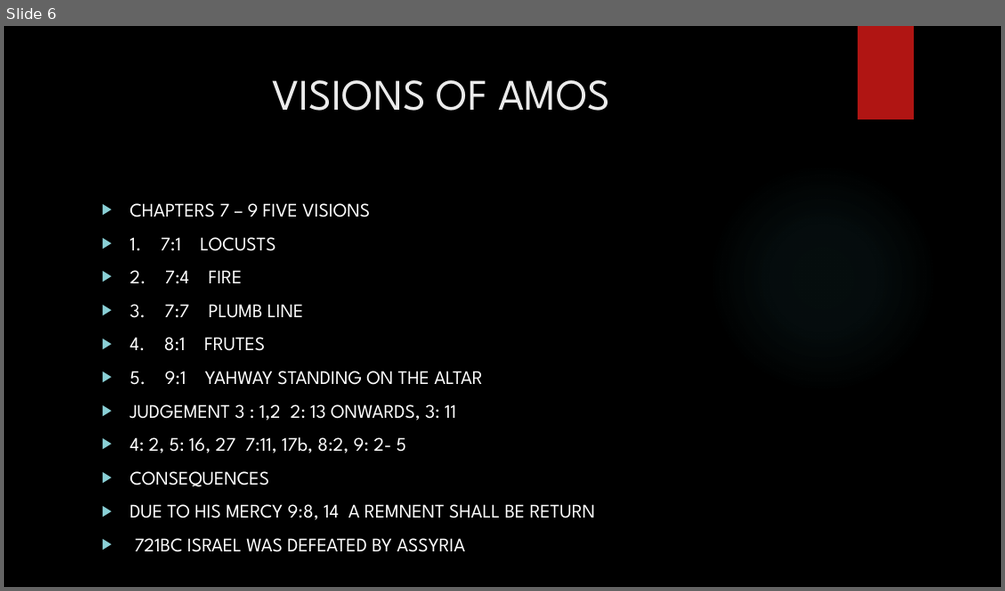
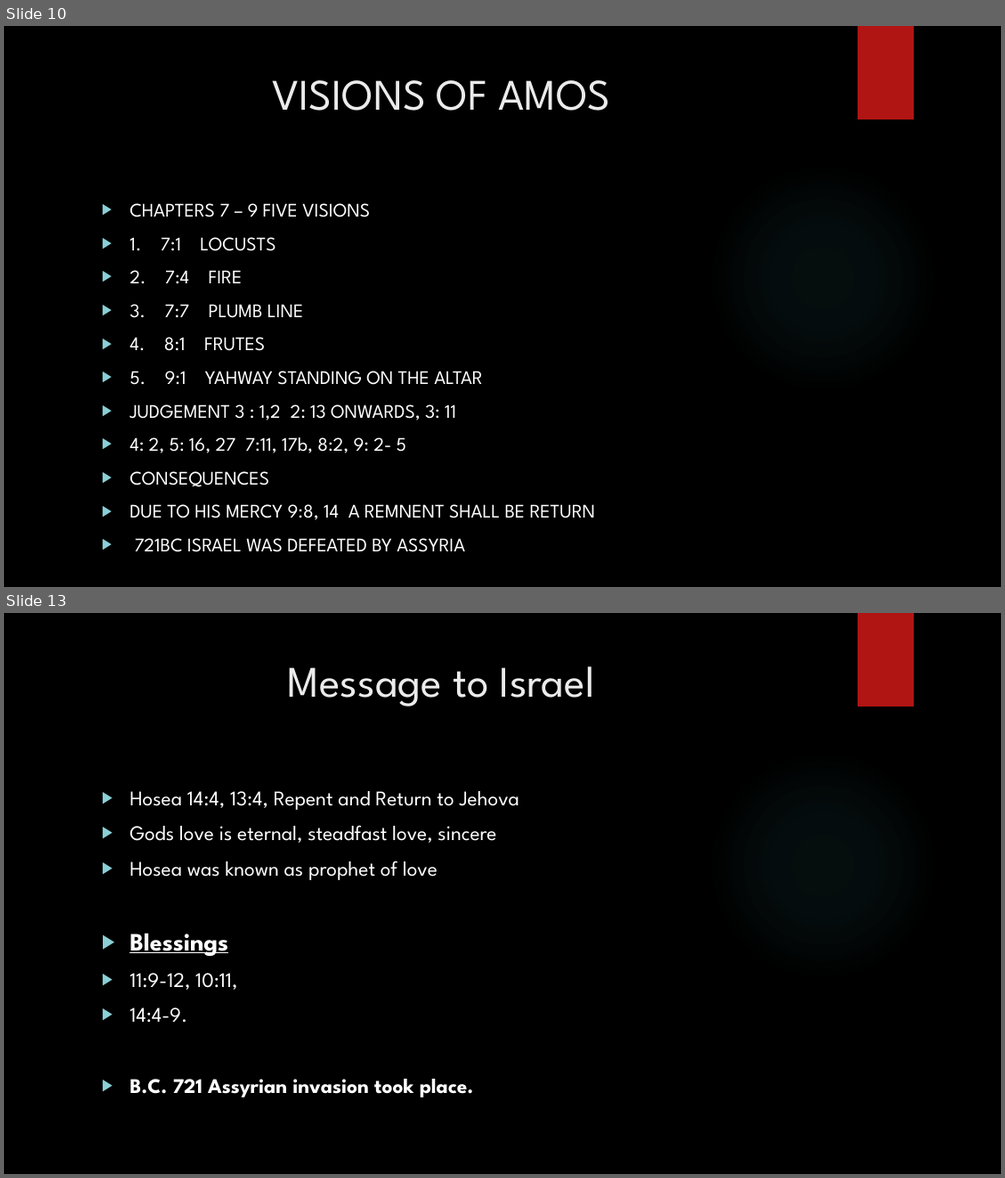
Before and after one commit to Seffin/Daddy-File, a slide deck: ZBC/THE PROPHETS.pptx. Shown one above the other, each under a label of ours: slide 6 before the commit, slides 10 and 13 after it; the slides between them are not shown. The pictures are 1005x591 and 1005x1178 pixels, drawn with LibreOffice and Linux fonts; fonts in the diff are those of the drawing; background and template pictures are left out. Boxes give left, top, right and bottom in pixels: in the first picture for what was removed or moved away, otherwise in the second. Text is boxed around its words. In the diff, an @@ line names an element or a change of style, - is before the commit and + after.

```diff
--- a/ZBC/THE PROPHETS.pptx
+++ b/ZBC/THE PROPHETS.pptx
@@ slide 13 added at <box>4,613,1001,1174</box>, background picture (left out); not listed: 2 template elements that a slide beside it also shows @@
@@ title added at <box>288,666,595,706</box>, 42 pt, text #EBEBEB @@
+Message to Israel
@@ text added at <box>129,791,519,1097</box>, 20 pt, text #FFFFFF @@
+▶ Hosea 14:4, 13:4, Repent and Return to Jehova
+▶ Gods love is eternal, steadfast love, sincere
+▶ Hosea was known as prophet of love
+▶ Blessings
+▶ 11:9-12, 10:11,
+▶ 14:4-9.
+▶ B.C. 721 Assyrian invasion took place.
@@ what was slide 6 is now slide 10 @@
```
Also in this commit, not shown: 3 slides changed, 16 other slides added, 15 other files.
